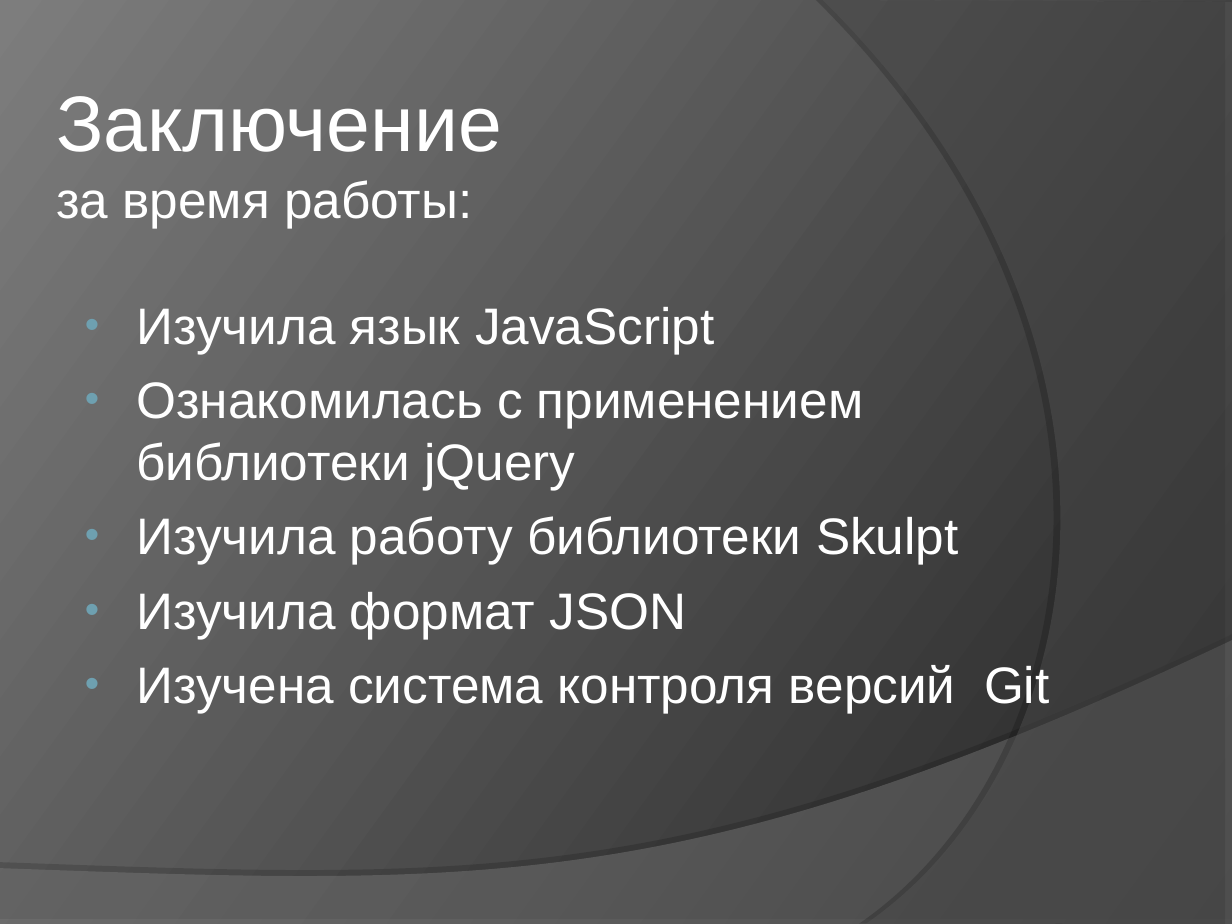
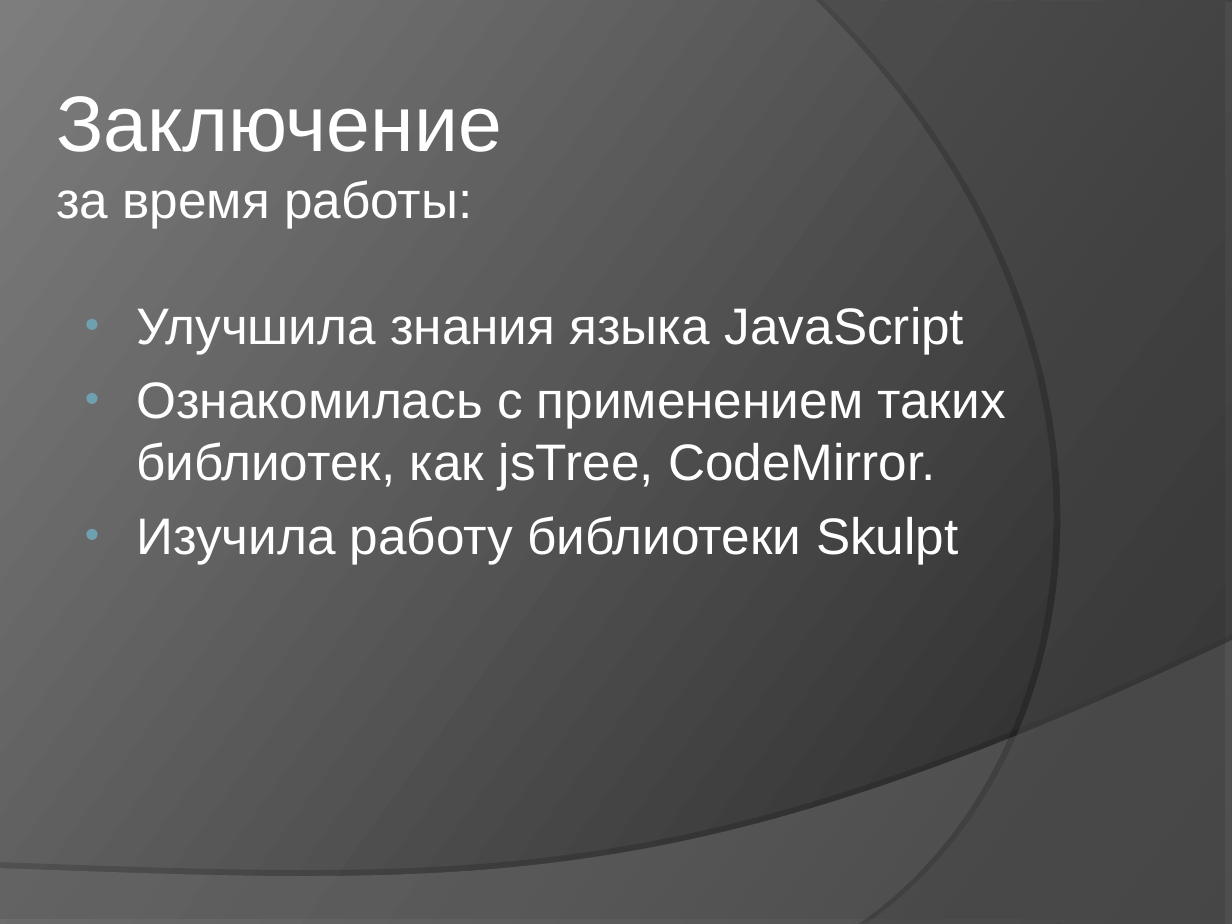
Before and after one commit to klenin/cats-junior, a slide deck: slide 23 of C8403A_Vasilyeva_presentation.ppt (slide 24 before the commit). Drawn at 1232x924 pixels with LibreOffice and Linux fonts; fonts in the diff are those of the drawing. Boxes give left, top, right and bottom in pixels: in the first picture for what was removed or moved away, otherwise in the second. Text is boxed around its words. In the diff, an @@ line names an element or a change of style, - is before the commit and + after.

```diff
--- a/C8403A_Vasilyeva_presentation.ppt
+++ b/C8403A_Vasilyeva_presentation.ppt
@@ text at (136, 307, 1005, 490): text changed @@
-• Изучила язык JavaScript
-• Ознакомилась с применением библиотеки jQuery
+• Улучшила знания языка JavaScript
+• Ознакомилась с применением таких библиотек, как jsTree, CodeMirror.
@@ text at (136, 592, 1050, 713): paragraphs removed @@
-• Изучила формат JSON
-• Изучена система контроля версий Git
```
Also in this commit, not shown: 3 other slides changed, 1 slide removed, 2 other files.
